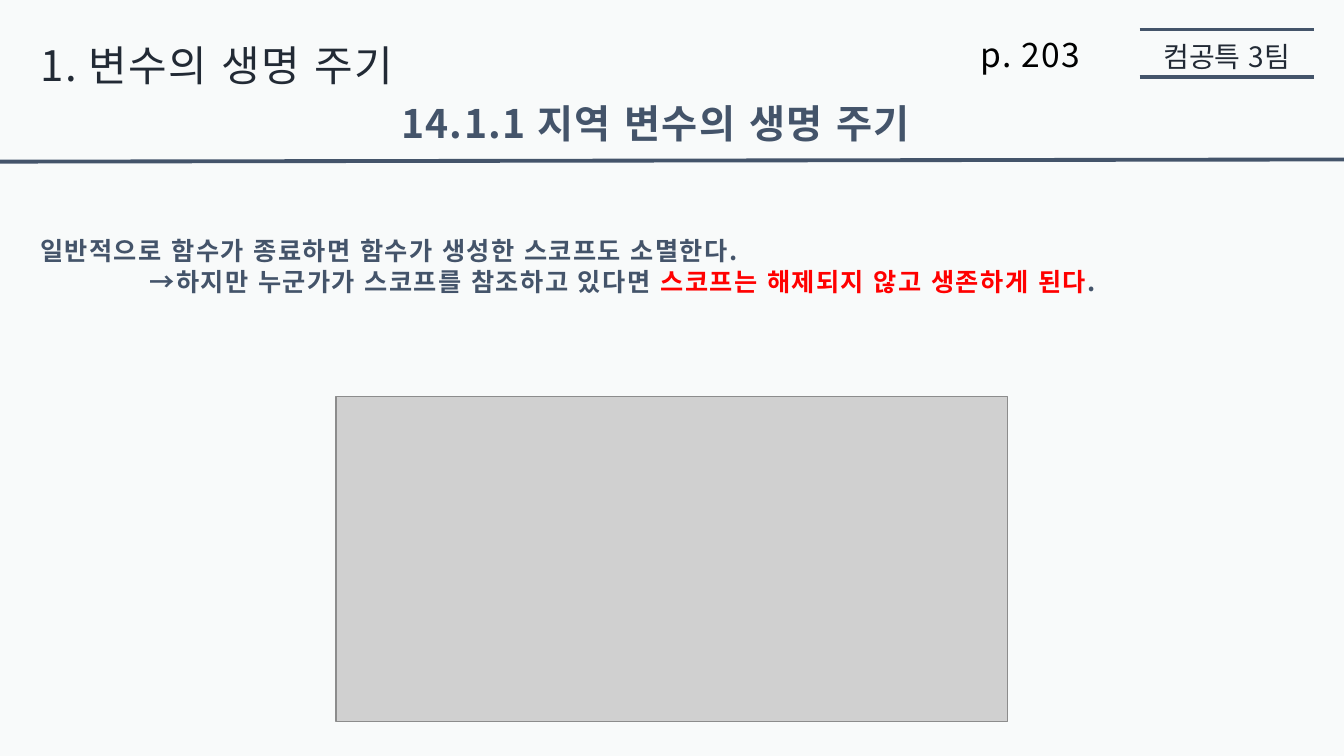
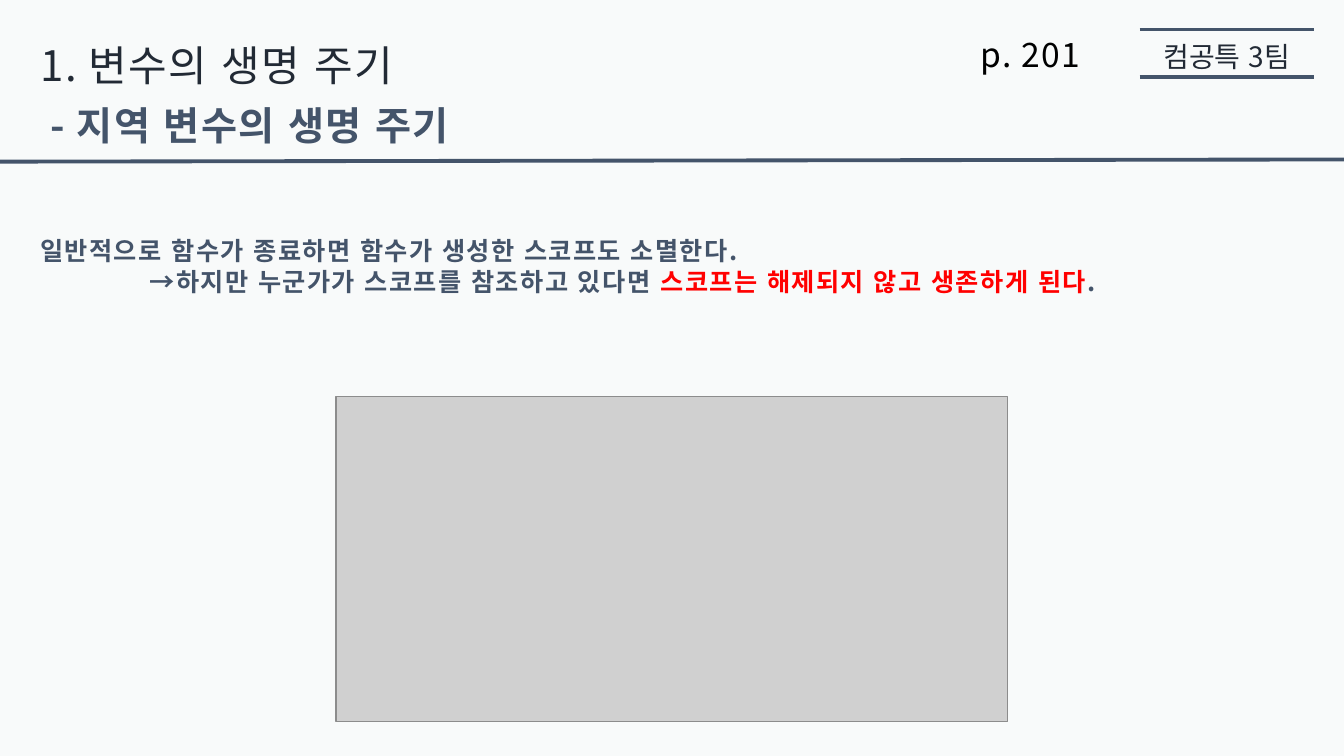
Before and after one commit to jaehoo1/Modern-JavaScript-Deep-Dive, a slide deck: slide 6 of 10. 전역 변수의 문제점/presentation10/Alisherka7/전역 변수의 문제점 - 알레셰르.pptx. Drawn at 1344x756 pixels with LibreOffice and Linux fonts; fonts in the diff are those of the drawing; grey boxes stand for pictures. Boxes give left, top, right and bottom in pixels: in the first picture for what was removed or moved away, otherwise in the second. Text is boxed around its words. In the diff, an @@ line names an element or a change of style, - is before the commit and + after.

```diff
--- a/10. 전역 변수의 문제점/presentation10/Alisherka7/전역 변수의 문제점 - 알레셰르.pptx
+++ b/10. 전역 변수의 문제점/presentation10/Alisherka7/전역 변수의 문제점 - 알레셰르.pptx
@@ text at bbox=[980, 42, 1081, 75]: text changed @@
-p. 203
+p. 201
@@ text at bbox=[77, 107, 448, 144]: text changed @@
-14.1.1 지역 변수의 생명 주기
+- 지역 변수의 생명 주기
```
Also in this commit, not shown: 8 other slides changed, 2 slides removed.
